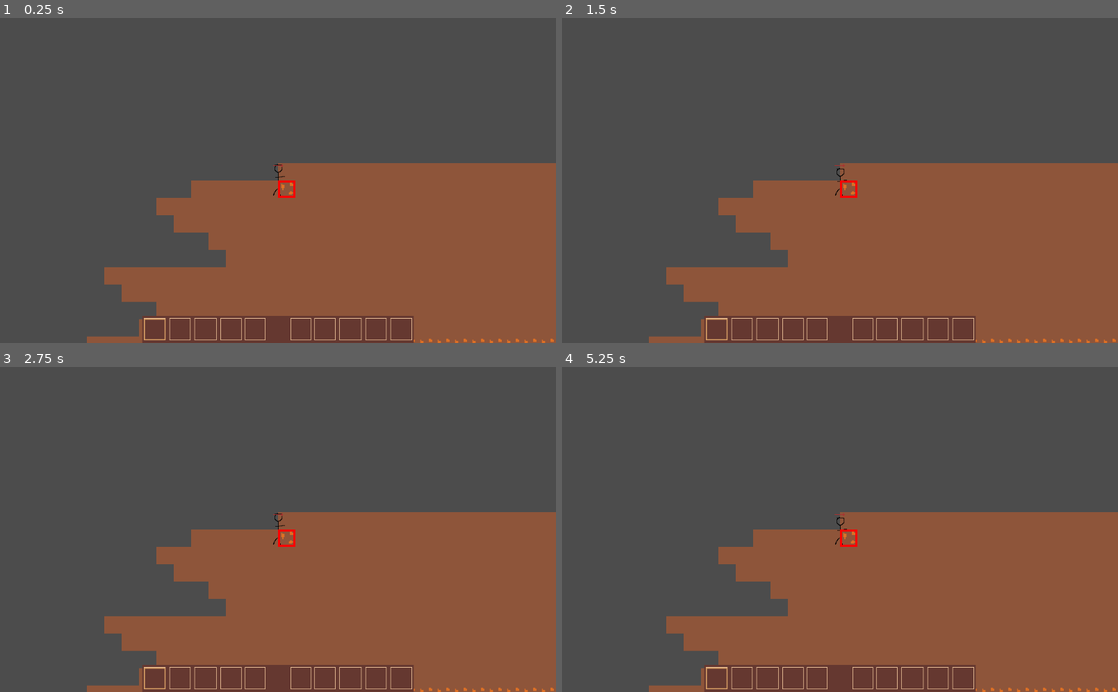
Above: before the commit, frames 1-4 (two rows, left to right).
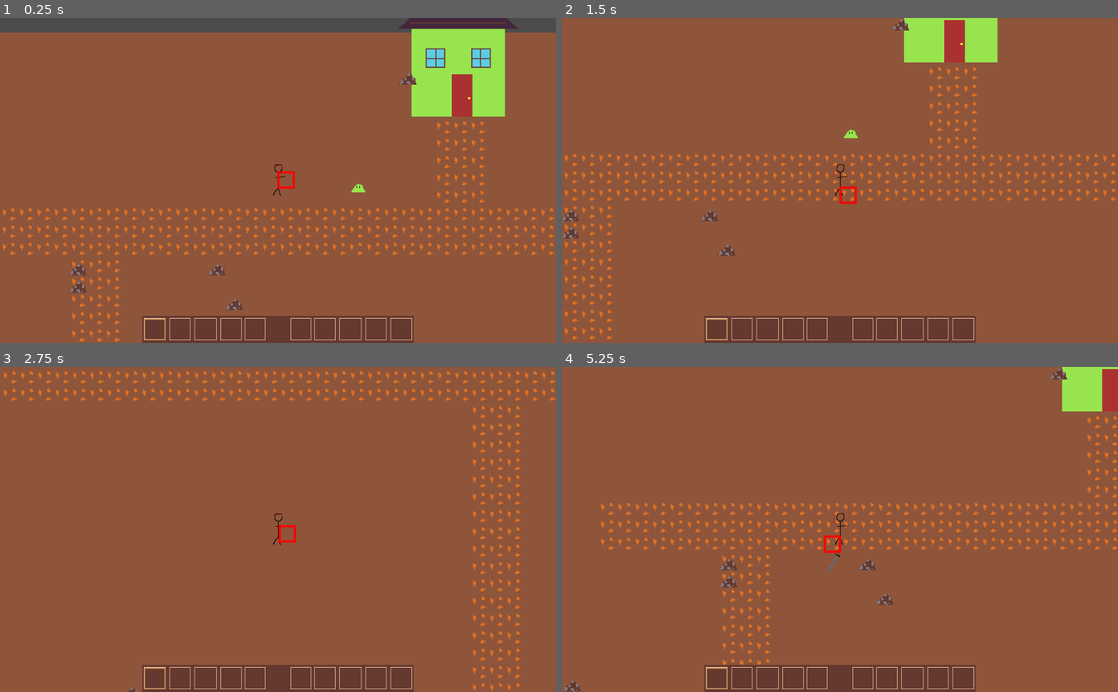
Above: after the commit, the same moments.

Repository: ToxicGLaDOS/cavetown
Game: Godot game, scene res://main.tscn
Two runs of this game, one before a commit and one after it. Both use one fixed random seed, a clock stepped at 60 frames per second and the inputs below. This scene is started directly instead of the project's main scene.
Inputs:
- Up to frame 1 (0.25 s): no input
- Up to frame 2 (1.5 s): tap Enter at 0.5 s; hold D 0.53-1.28 s; tap E at 0.6 s; tap Space at 0.77, 0.8, 1.07, 1.35 s; hold S from 1.28 s (still down)
- Up to frame 3 (2.75 s): tap Space at 1.52, 1.82, 2.3 s; tap E at 1.55, 2.1 s; release S at 2.03 s; hold D from 2.03 s (still down)
- Up to frame 4 (5.25 s): release D at 2.78 s; hold W 2.78-3.53 s; tap E at 2.85, 4.35, 5.1 s; tap Space at 3.02, 3.32, 3.6, 3.77, 4.07, 4.52, 4.82 s; hold A 3.53-5.03 s; hold S from 5.03 s (still down)

The runs differ from the first frame. In frame 1, 60% of the frame differs, in the area x 0-100%, y 0-100%; in frame 2, 63%; in frame 3, 63%; in frame 4, 63%.

Commit message:
Fix singleplayer

Diff:
--- a/items/ground_items/ground_item.gd
+++ b/items/ground_items/ground_item.gd
@@ -12,6 +12,6 @@
         # We only want to pickup the item if _we_ are the
         # player who stepped on it. Otherwise we just destroy
         # it from our node tree
-        if body.is_network_master():
+        if get_tree().network_peer == null or body.is_network_master():
             body.pickup_item(item_stack)
         queue_free()
--- a/player/player.gd
+++ b/player/player.gd
@@ -28,25 +28,35 @@
 # Called every frame. 'delta' is the elapsed time since the previous frame.
 func _process(delta):
     # Make sure that we only move ourselves
-    if is_network_master():
+    if get_tree().network_peer == null or is_network_master():
         if Input.is_key_pressed(KEY_W):
             move_and_slide(Vector2(0, -1) * speed * delta)
-            rpc("rotate_character", Direction.UP)
+            if get_tree().network_peer != null:
+                rpc("rotate_character", Direction.UP)
+            rotate_character(Direction.UP)
         if Input.is_key_pressed(KEY_A):
             move_and_slide(Vector2(-1, 0) * speed * delta)
-            rpc("rotate_character", Direction.LEFT)
+            if get_tree().network_peer != null:
+                rpc("rotate_character", Direction.LEFT)
+            rotate_character(Direction.LEFT)
         if Input.is_key_pressed(KEY_S):
             move_and_slide(Vector2(0, 1) * speed * delta)
-            rpc("rotate_character", Direction.DOWN)
+            if get_tree().network_peer != null:
+                rpc("rotate_character", Direction.DOWN)
+            rotate_character(Direction.DOWN)
         if Input.is_key_pressed(KEY_D):
             move_and_slide(Vector2(1, 0) * speed * delta)
-            rpc("rotate_character", Direction.RIGHT)
-        rset("puppet_pos", position)
+            if get_tree().network_peer != null:
+                rpc("rotate_character", Direction.RIGHT)
+            rotate_character(Direction.RIGHT)
+
+        if get_tree().network_peer != null:
+            rset("puppet_pos", position)
     else:
         position = puppet_pos
 
 
-remotesync func rotate_character(direction):
+remote func rotate_character(direction):
     if direction == Direction.UP:
         animated_sprite.animation = "up"
         hit_position.position = Vector2(0, 2 * -hit_position_distance)
@@ -82,8 +92,14 @@
     get_node(sword_path).swing()
 
 func _input(event):
-    if get_tree().network_peer != null && is_network_master():
-        if event is InputEventKey and event.pressed and event.scancode == KEY_SPACE:
+    if event is InputEventKey and event.pressed and event.scancode == KEY_SPACE:
+        if get_tree().network_peer == null:
+            break_ore()
+        elif is_network_master():
             rpc("break_ore")
-        if event is InputEventKey and event.pressed and event.scancode == KEY_E:
+
+    if event is InputEventKey and event.pressed and event.scancode == KEY_E:
+        if get_tree().network_peer == null:
+            swing_sword()
+        elif is_network_master():
             rpc("swing_sword")
--- a/player/sword.gd
+++ b/player/sword.gd
@@ -21,9 +21,11 @@
     # We only want the network master to tell us when they
     # hit an enemy because if everyone does it, then we'll
     # deal 1 damage per player when anyone hits an enemy
-    if body.is_in_group("enemies") and is_network_master():
-        print("hit slime")
-        body.rpc("deal_damage", 1)
+    if body.is_in_group("enemies"):
+        if get_tree().network_peer == null:
+            body.deal_damage(1)
+        elif is_network_master():
+            body.rpc("deal_damage", 1)
 
 func swing():
     visible = true
